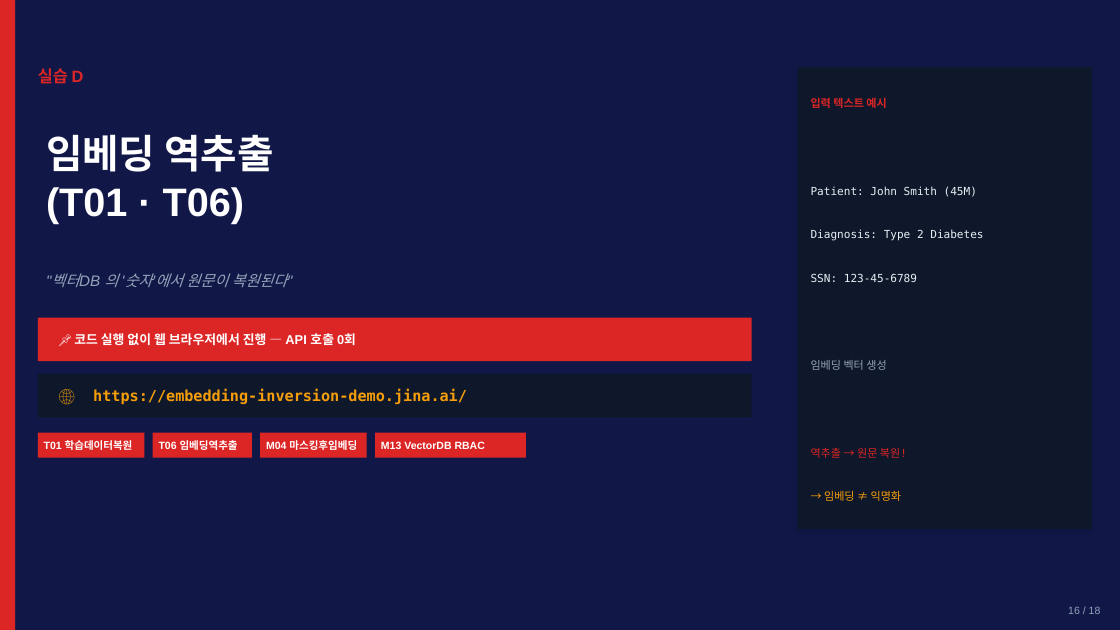
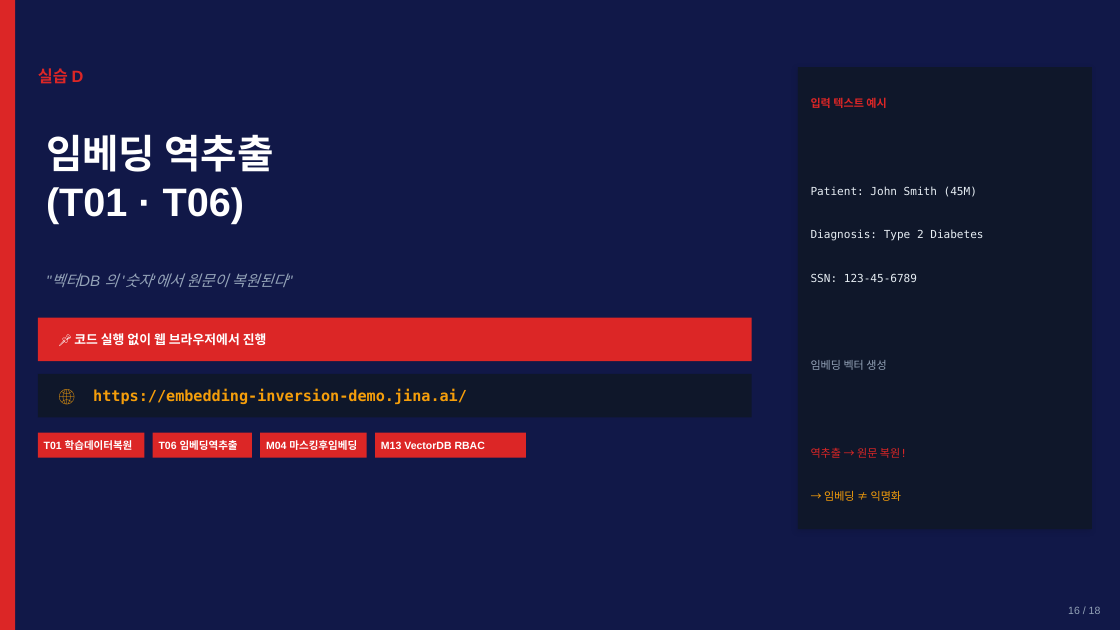
Before and after one commit to sulgik/security-workshop, a slide deck: slide 14 of class/3일차_4.pptx (slide 13 before the commit). Drawn at 1120x630 pixels with LibreOffice and Linux fonts; fonts in the diff are those of the drawing. Boxes give left, top, right and bottom in pixels: in the first picture for what was removed or moved away, otherwise in the second. Text is boxed around its words. In the diff, an @@ line names an element or a change of style, - is before the commit and + after.

```diff
--- a/class/3일차_4.pptx
+++ b/class/3일차_4.pptx
@@ text at bbox=[74, 333, 267, 345]: text changed @@
-📌 코드 실행 없이 웹 브라우저에서 진행 — API 호출 0회
+📌 코드 실행 없이 웹 브라우저에서 진행
```
Also in this commit, not shown: 1 other slide changed, 2 slides added, 2 other files.
